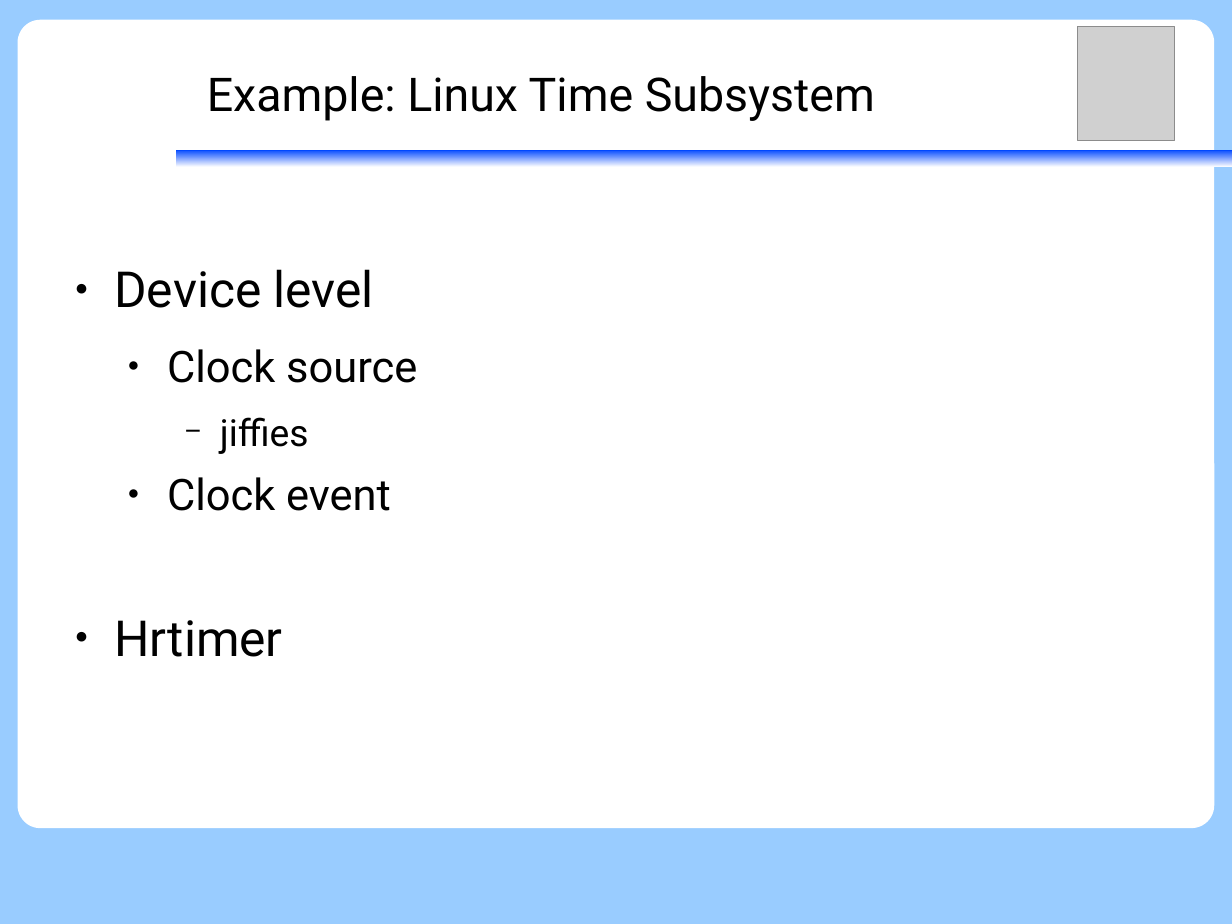
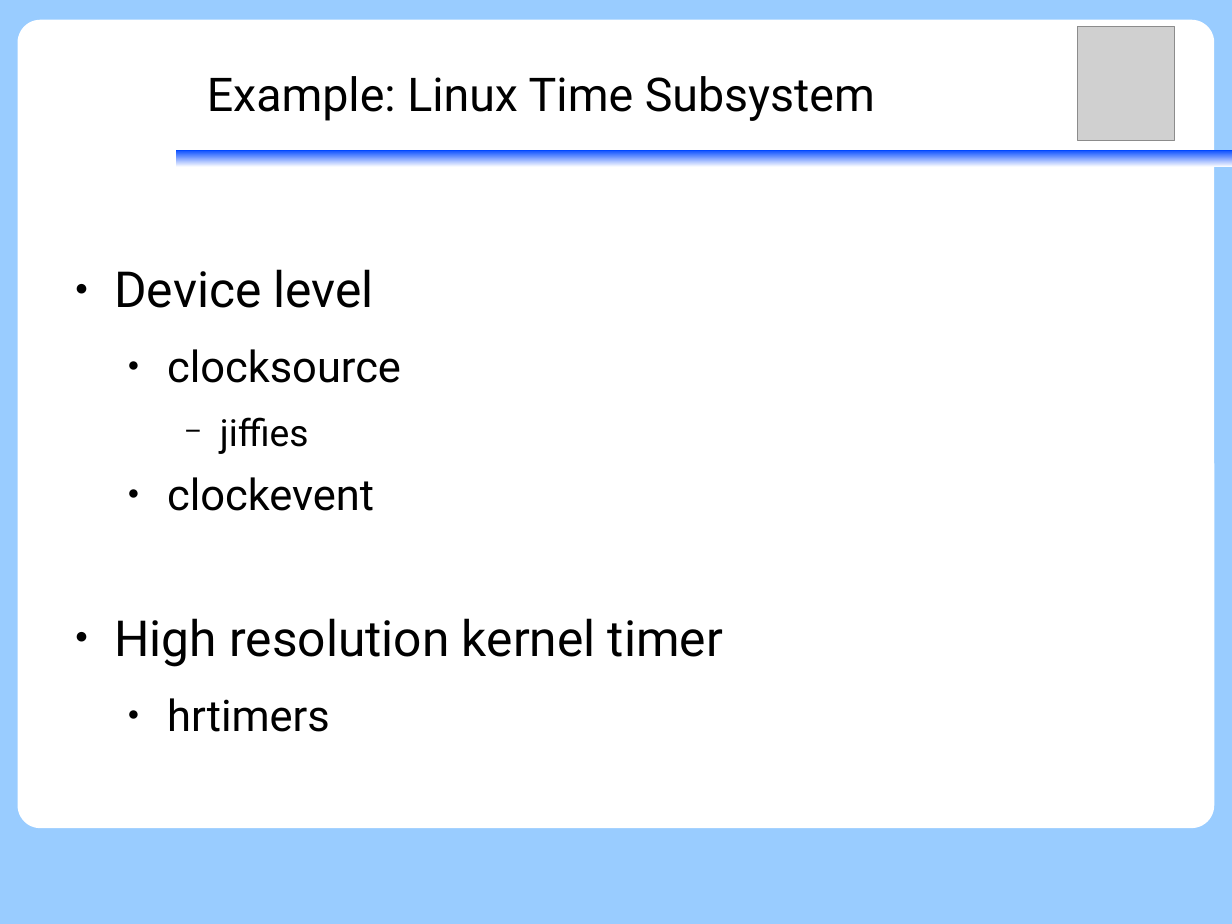
Before and after one commit to vh21/documents, a slide deck: slide 24 of ukernel/f9-microkernel-ktimer.odp (slide 23 before the commit). Drawn at 1232x924 pixels with LibreOffice and Linux fonts; fonts in the diff are those of the drawing; grey boxes stand for pictures. Boxes give left, top, right and bottom in pixels: in the first picture for what was removed or moved away, otherwise in the second. Text is boxed around its words. In the diff, an @@ line names an element or a change of style, - is before the commit and + after.

Commit message:
ukernel: f9kernel: update reference and tweak words

```diff
--- a/ukernel/f9-microkernel-ktimer.odp
+++ b/ukernel/f9-microkernel-ktimer.odp
@@ text at bbox=[167, 349, 401, 383]: text changed @@
-  ● Clock source
+  ● clocksource
@@ text at bbox=[114, 477, 723, 732]: text changed; size 28 to 32 pt @@
-  ● Clock event
-● Hrtimer
+  ● clockevent
+● High resolution kernel timer
+  ● hrtimers
```
Also in this commit, not shown: 7 other slides changed, 2 slides added.
